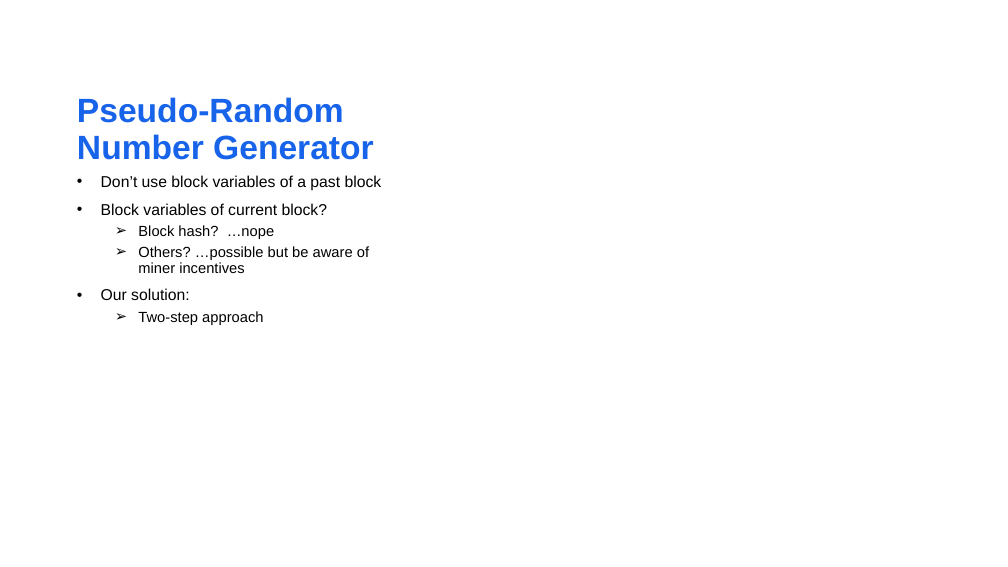
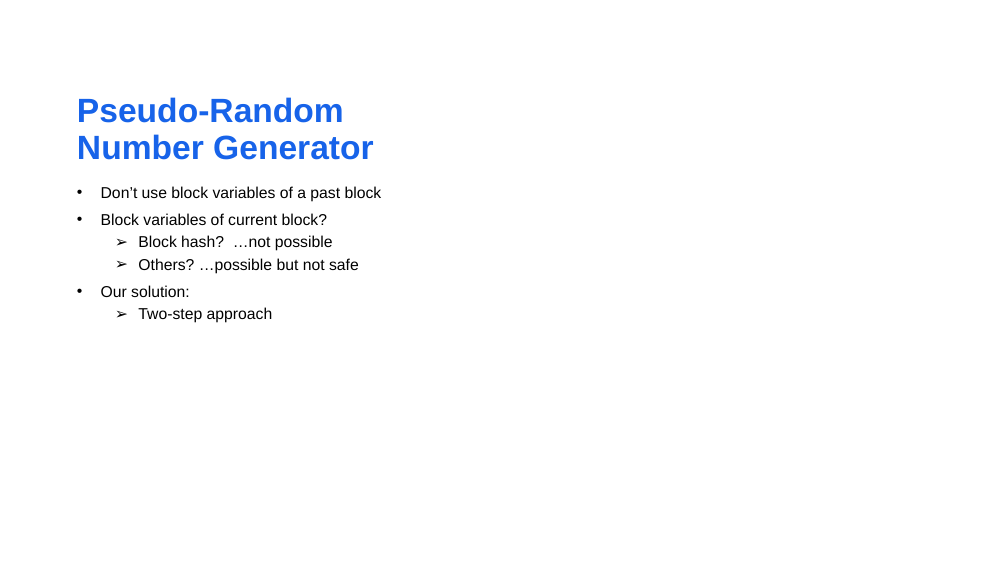
Before and after one commit to matnad/vierGewinntSC, a slide deck: slide 9 of presentation/nice fonts_jakob und joschi.pptx. Drawn at 1008x567 pixels with LibreOffice and Linux fonts; fonts in the diff are those of the drawing; background and template pictures are left out. Boxes give left, top, right and bottom in pixels: in the first picture for what was removed or moved away, otherwise in the second. Text is boxed around its words. In the diff, an @@ line names an element or a change of style, - is before the commit and + after.

```diff
--- a/presentation/nice fonts_jakob und joschi.pptx
+++ b/presentation/nice fonts_jakob und joschi.pptx
@@ text "Don’t use block variables of ...": place and size @@
-text "Don’t use block variables of ..." at [101,175,382,325]
+text "Don’t use block variables of ..." at [101,186,382,323]
@@ text at [138,235,359,274]: text changed; size 14 to 15 pt @@
-  ➢ Block hash? …nope
-  ➢ Others? …possible but be aware of miner incentives
+  ➢ Block hash? …not possible
+  ➢ Others? …possible but not safe
@@ text at [138,307,273,323]: size 14 to 15 pt in "Two-step approach" @@
```
Also in this commit, not shown: 4 other slides changed, 1 slide removed.
